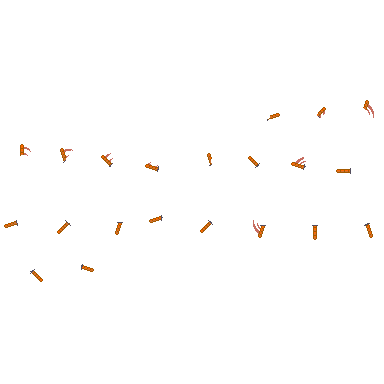
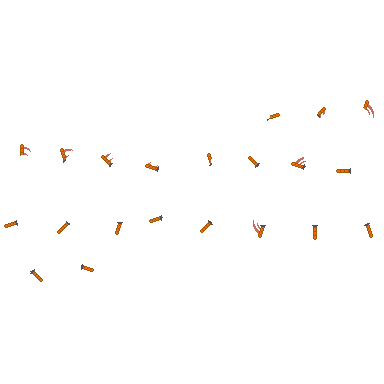
Layered file, before and after one edit (w=384, h=384). Changes by layer:
painted on "Layer" over 15, 114, 369, 274
